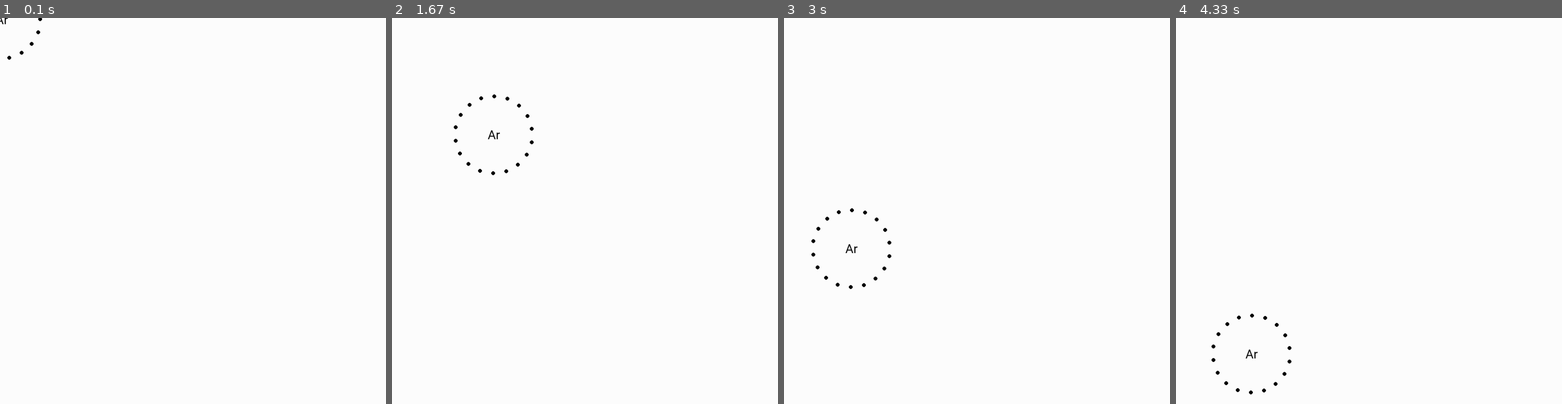
Above: before the commit, frames 1-4 (left to right).
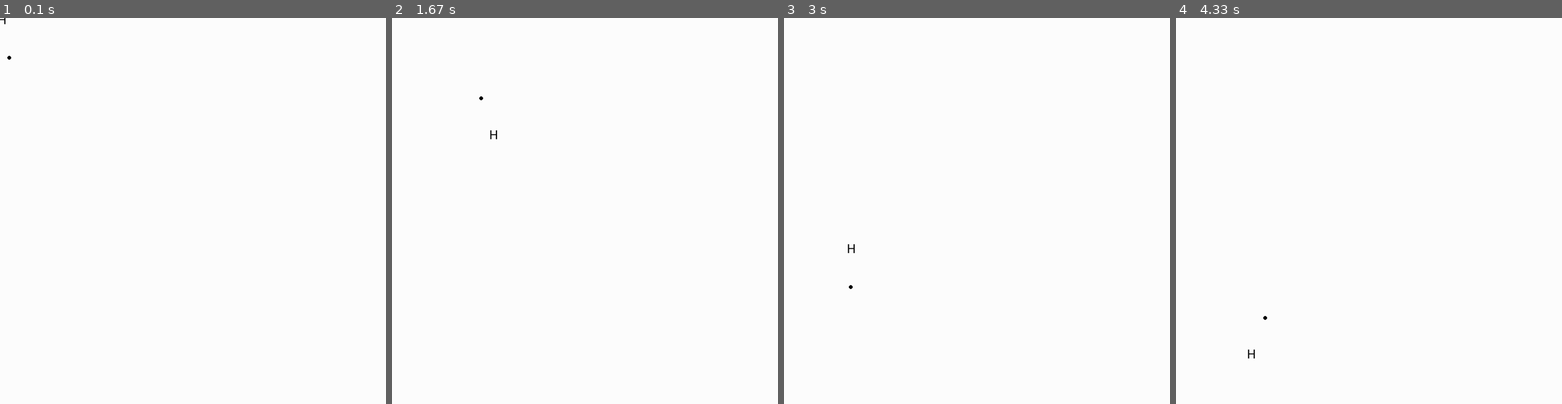
Above: after the commit, the same moments.

Repository: 15collinst/Pygame
Game: pygame game, started from element_orbiting.py
Two runs of this game, one before a commit and one after it. Both use one fixed random seed, a clock stepped at 60 frames per second and the inputs below.
Inputs (mouse positions are in pixels of both pictures, inside the frame that each line leads up to):
- Up to frame 1 (0.1 s): no input
- Up to frame 2 (1.67 s): click (585, 211) at 0.38 s; click (623, 295) at 0.72 s; click (727, 346) at 1.05 s; click (492, 133) at 1.38 s
- Up to frame 3 (3 s): click (977, 257) at 1.72 s; click (922, 129) at 2.05 s; click (1112, 311) at 2.38 s; click (849, 249) at 2.72 s
- Up to frame 4 (4.33 s): click (1257, 137) at 3.05 s; click (1276, 280) at 3.38 s; click (1507, 299) at 3.72 s; click (1253, 353) at 4.05 s

The runs differ from the first frame. In frame 1, less than 0.1% of the frame differs, in the area x 0-11%, y 0-10%; in frame 2, 0.2%; in frame 3, 0.2%, in the area x 7-28%, y 49-70%; in frame 4, 0.2%.

Commit message:
Display correct number of electrons instead of atomic number

Diff:
--- a/element_orbiting.py
+++ b/element_orbiting.py
@@ -51,11 +51,17 @@
     def __init__(element, atomic_number):
         element.atomic_number = atomic_number
 
+        num_of_electrons = atomic_number
+        if atomic_number > 2:
+            num_of_electrons = atomic_number - 2
+        if atomic_number > 10:
+            num_of_electrons = atomic_number - 10
+
         electrons = []
-        for i in range(atomic_number):
+        for i in range(num_of_electrons):
             electrons.append(Electron())
+        element.electrons = electrons
 
-        element.electrons = electrons
 
     def draw(element, screen, mx ,my):
         elements = ["H", "He","Li","Be","B","C","N","O","F","Ne","Na","Mg","Al","Si","P","S","Cl","Ar"]
@@ -70,7 +76,7 @@
             rotation = i * (360 / len(element.electrons))
             element.electrons[i].draw(angle+rotation)
 
-test_element = Element(18)
+test_element = Element(1)
 
 while run:
     mx,my = pygame.mouse.get_pos()
